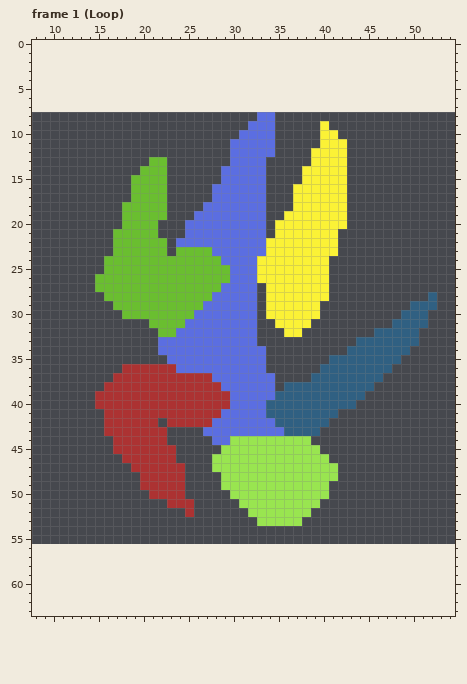
Pixel-art file, stored at src/images/digging.aseprite. The picture above is the old version.
48x48 pixels, 4 frames. Shown: frame 1 (Loop): x 8..54, y 0..63. The old version is drawn lined up with the new one, on the new canvas. The commit also changed other frames, which this record leaves out.
After the commit:
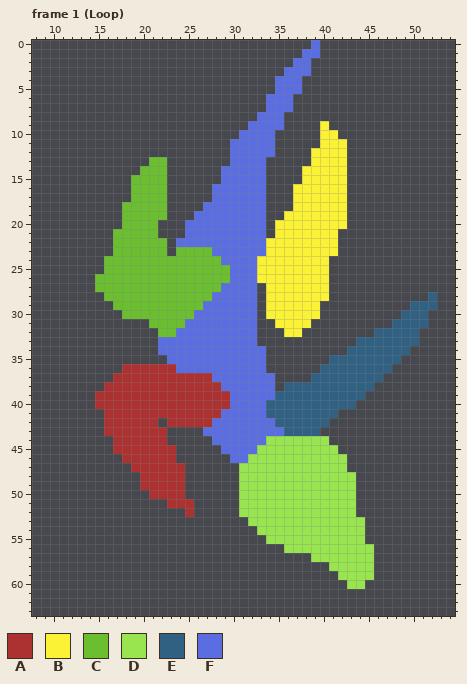
Palette (. is transparent): A #ac3232  B #fbf236  C #6abe30  D #99e550  E #306082  F #5b6ee1
Changes in this commit:
canvas 48x48 -> 64x64, the old top-left corner now at 8,8
--- frame 1 (Loop)
@@ x 32..41 @@
- 0 ..........
- 1 ..........
- 2 ..........
- 3 ..........
- 4 ..........
- 5 ..........
- 6 ..........
- 7 ..........
- 8 .FF.......
- 9 FFF.....B.
+ 0 .......F..
+ 1 ......FF..
+ 2 .....FF...
+ 3 ....FFF...
+ 4 ...FFF....
+ 5 ...FFF....
+ 6 ..FFF.....
+ 7 ..FFF.....
+ 8 .FFF......
+ 9 FFFF....B.
 10 FFF.....BB
@@ x 26..47 @@
 43 .FFFFFFFFFEEEE........
-44 ..FFDDDDDDDDD.........
-45 ...DDDDDDDDDDD........
-46 ..DDDDDDDDDDDDD.......
-47 ..DDDDDDDDDDDDDD......
-48 ...DDDDDDDDDDDDD......
-49 ...DDDDDDDDDDDD.......
-50 ....DDDDDDDDDDD.......
-51 .....DDDDDDDDD........
-52 ......DDDDDDD.........
-53 .......DDDDD..........
-54 ......................
-55 ......................
-56 ......................
-57 ......................
-58 ......................
-59 ......................
-60 ......................
+44 ..FFFFFFDDDDDDD.......
+45 ...FFFFDDDDDDDDD......
+46 ....FFDDDDDDDDDDD.....
+47 .....DDDDDDDDDDDD.....
+48 .....DDDDDDDDDDDDD....
+49 .....DDDDDDDDDDDDD....
+50 .....DDDDDDDDDDDDD....
+51 .....DDDDDDDDDDDDD....
+52 .....DDDDDDDDDDDDD....
+53 ......DDDDDDDDDDDDD...
+54 .......DDDDDDDDDDDD...
+55 ........DDDDDDDDDDD...
+56 ..........DDDDDDDDDD..
+57 .............DDDDDDD..
+58 ...............DDDDD..
+59 ................DDDD..
+60 .................DD...
 61 ......................
Changed places in both pictures, as pixel boxes (x1, y1, x2, y2):
added: (266, 40, 320, 130)
changed: (212, 436, 374, 589)
